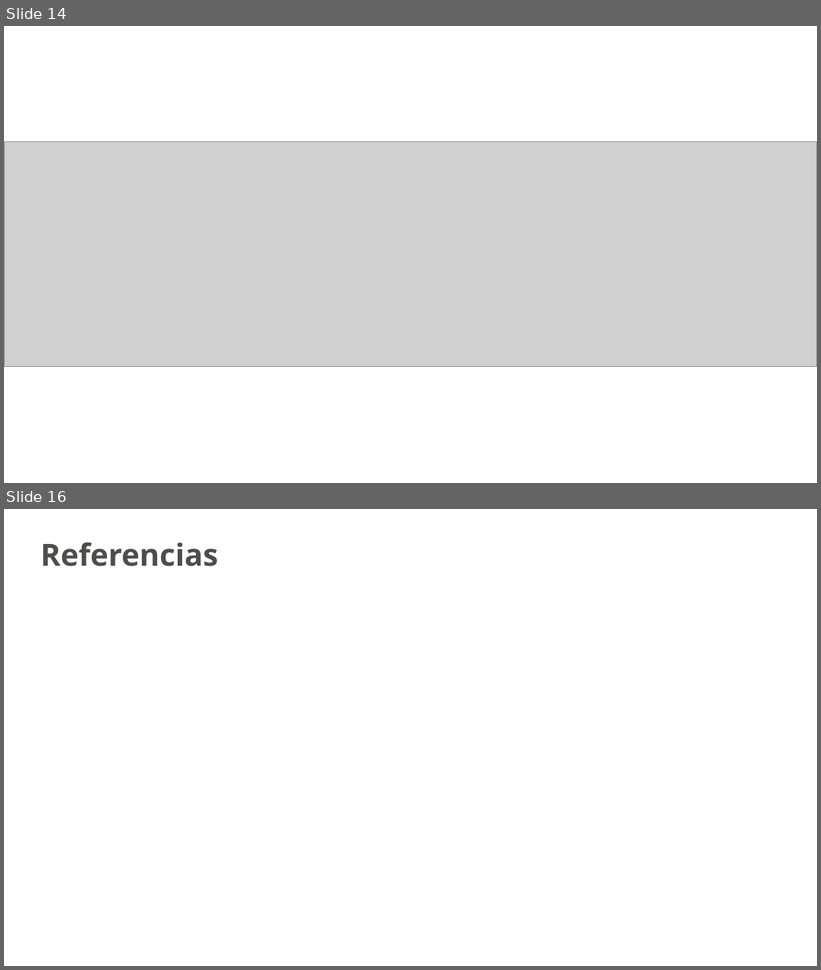
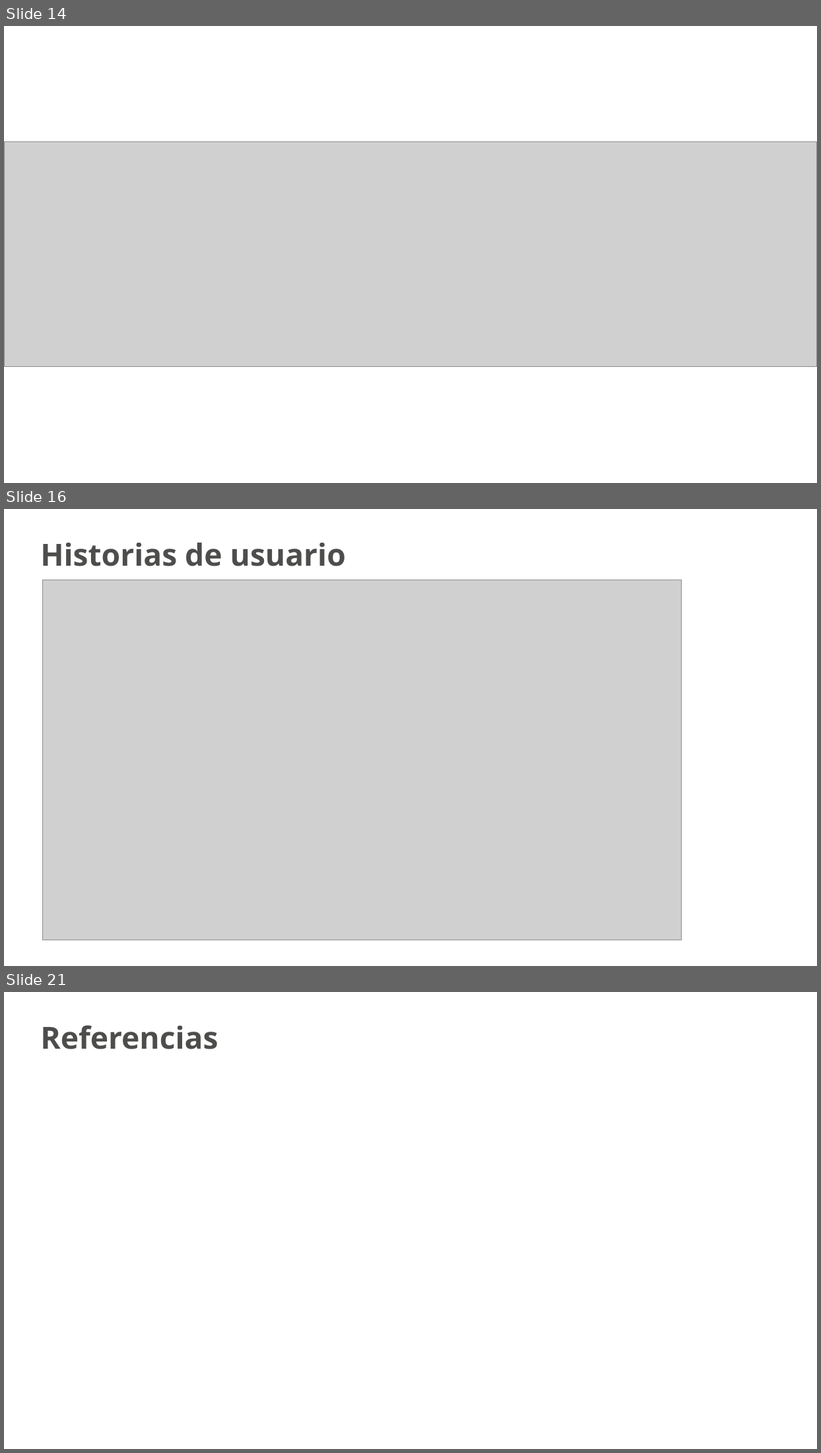
Before and after one commit to MrLeeHub2006/JAME, a slide deck: JAME.pptx. Shown one above the other, each under a label of ours: slides 14 and 16 before the commit, slides 14, 16 and 21 after it; the slides between them are not shown. The pictures are 821x970 and 821x1453 pixels, drawn with LibreOffice and Linux fonts; fonts in the diff are those of the drawing; grey boxes stand for pictures; background and template pictures are left out. Boxes give left, top, right and bottom in pixels: in the first picture for what was removed or moved away, otherwise in the second. Text is boxed around its words. In the diff, an @@ line names an element or a change of style, - is before the commit and + after.

```diff
--- a/JAME.pptx
+++ b/JAME.pptx
@@ slide 16 added at <box>4,509,817,966</box>, background picture (left out) @@
@@ text added at <box>40,543,346,566</box>, 36 pt, text #4D4D4C, bold @@
+Historias de usuario
@@ picture added at <box>42,580,682,940</box> @@
@@ what was slide 16 is now slide 21 @@
```
Also in this commit, not shown: 5 slides changed, 4 other slides added.
